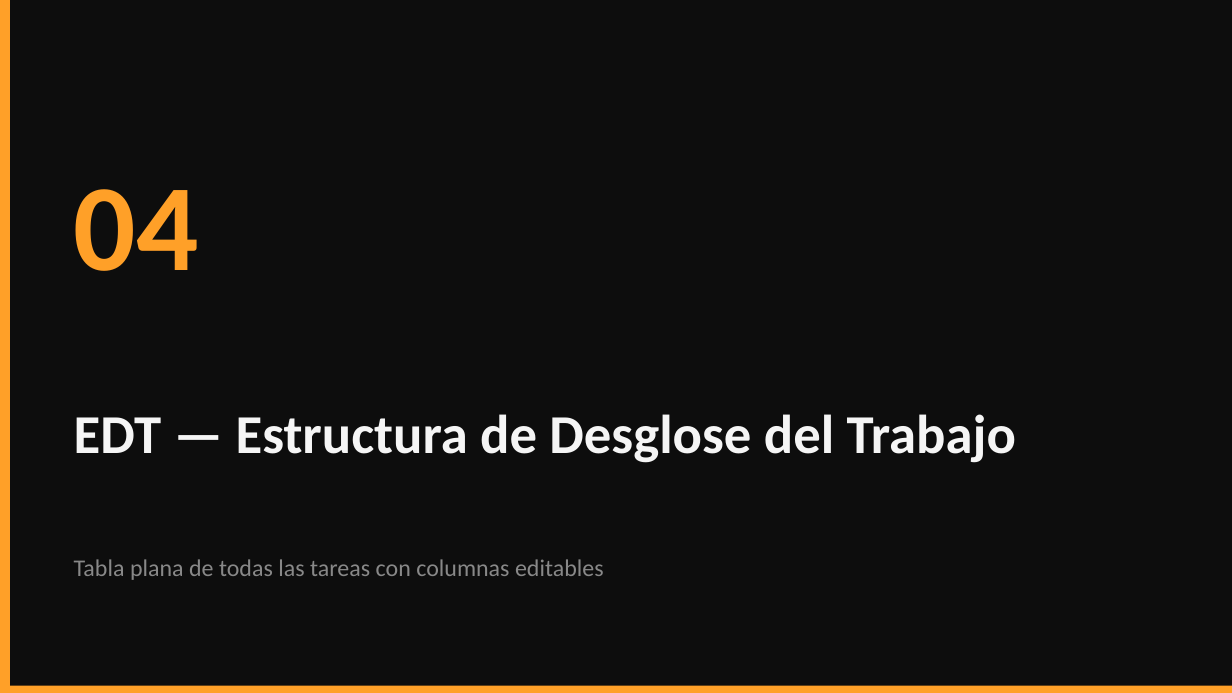
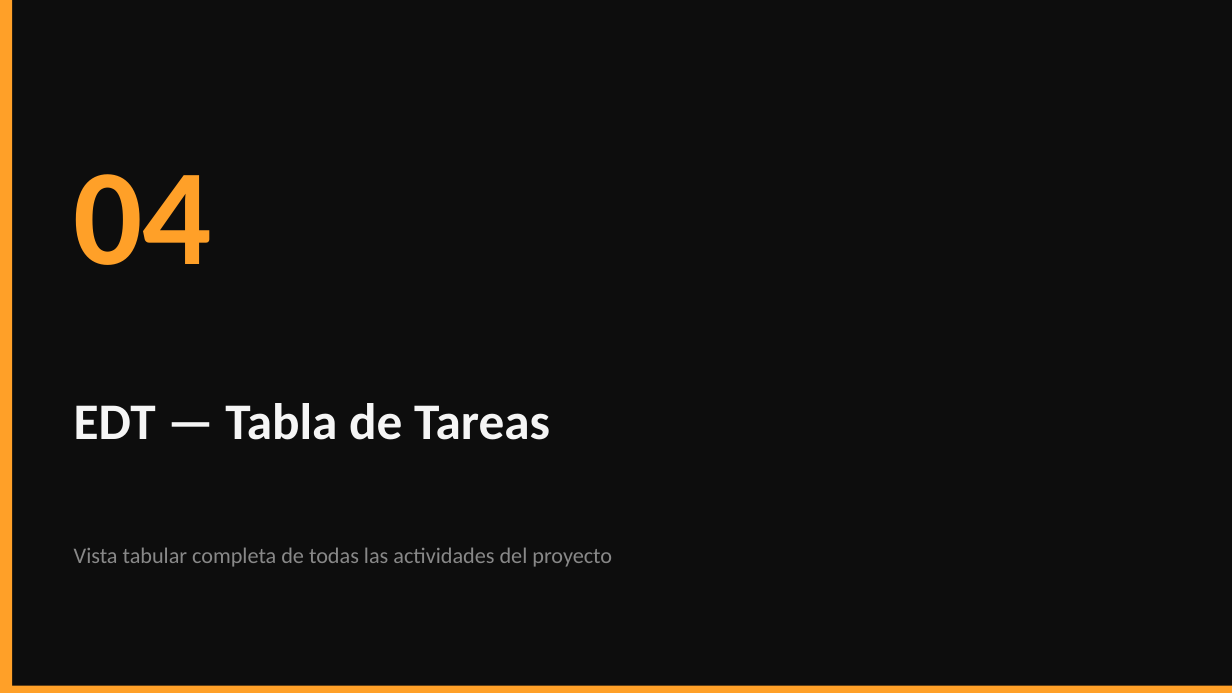
Before and after one commit to ehchavezm-hub/10-cronograma, a slide deck: slide 24 of docs/ECM_Project_Guia_de_Uso.pptx (slide 25 before the commit). Drawn at 1232x693 pixels with LibreOffice and Linux fonts; fonts in the diff are those of the drawing. Boxes give left, top, right and bottom in pixels: in the first picture for what was removed or moved away, otherwise in the second. Text is boxed around its words. In the diff, an @@ line names an element or a change of style, - is before the commit and + after.

```diff
--- a/docs/ECM_Project_Guia_de_Uso.pptx
+++ b/docs/ECM_Project_Guia_de_Uso.pptx
@@ text "04": place and size @@
-text "04" at bbox=[74, 189, 199, 271]
+text "04" at bbox=[74, 174, 213, 265]
@@ text "04" at bbox=[74, 174, 213, 265]: size 72 to 80 pt @@
@@ text at bbox=[74, 403, 550, 440]: text changed; size 32 to 30 pt @@
-EDT — Estructura de Desglose del Trabajo
+EDT — Tabla de Tareas
@@ text at bbox=[74, 547, 612, 567]: text changed; size 14 to 13 pt @@
-Tabla plana de todas las tareas con columnas editables
+Vista tabular completa de todas las actividades del proyecto
```
Also in this commit, not shown: 44 other slides changed, 58 slides added, 64 slides removed.
